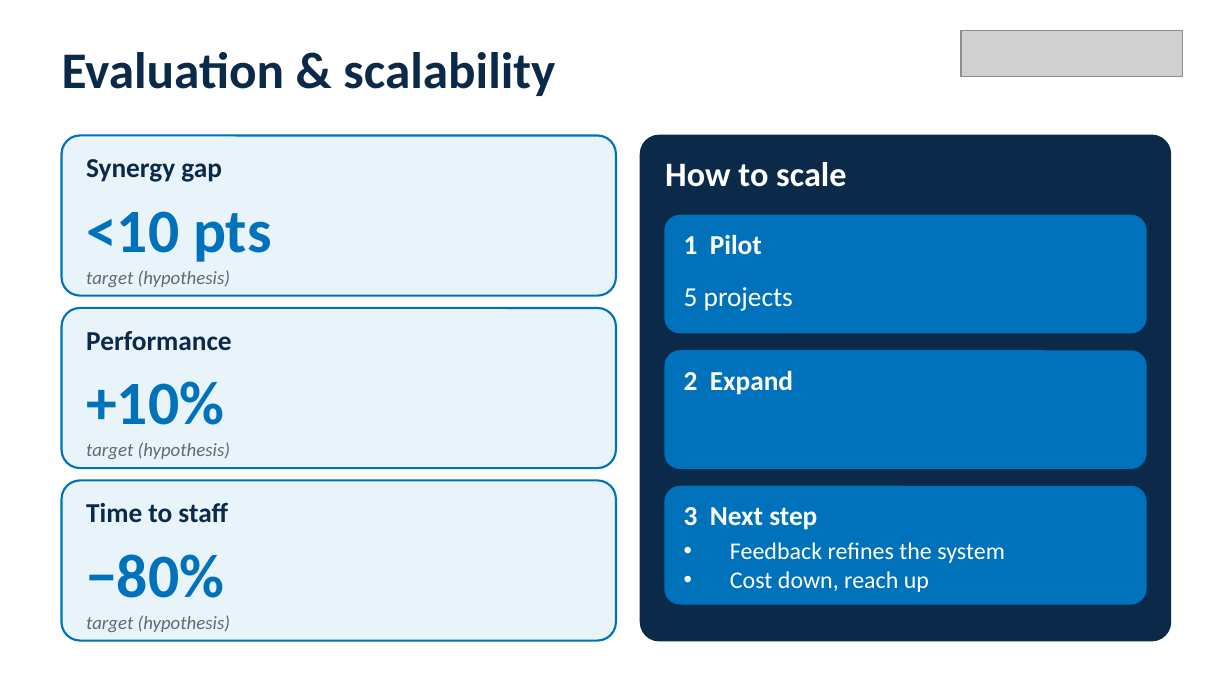
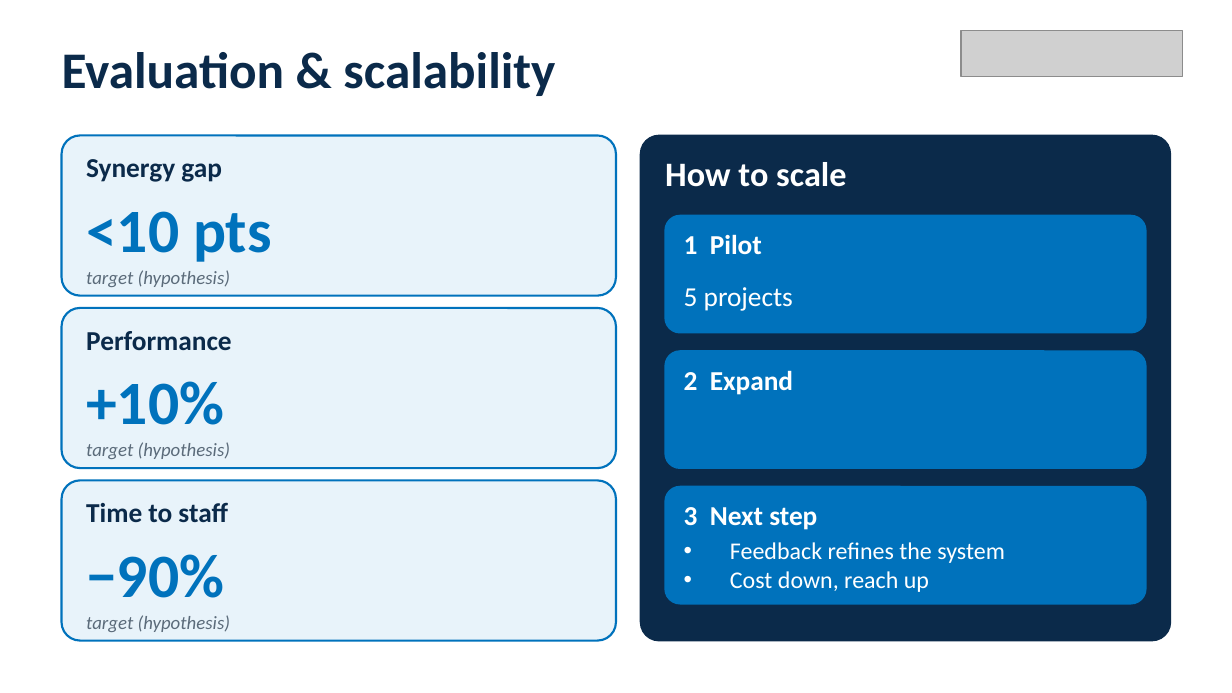
Before and after one commit to igagmol/hackaton-saturday, a slide deck: slide 5 of pitch/NTTDATA_pitch_deck.pptx. Drawn at 1232x693 pixels with LibreOffice and Linux fonts; fonts in the diff are those of the drawing; grey boxes stand for pictures. Boxes give left, top, right and bottom in pixels: in the first picture for what was removed or moved away, otherwise in the second. Text is boxed around its words. In the diff, an @@ line names an element or a change of style, - is before the commit and + after.

```diff
--- a/pitch/NTTDATA_pitch_deck.pptx
+++ b/pitch/NTTDATA_pitch_deck.pptx
@@ text at bbox=[86, 554, 224, 598]: text changed @@
-−80%
+−90%
```
Also in this commit, not shown: 1 other slide changed, 3 other files.
